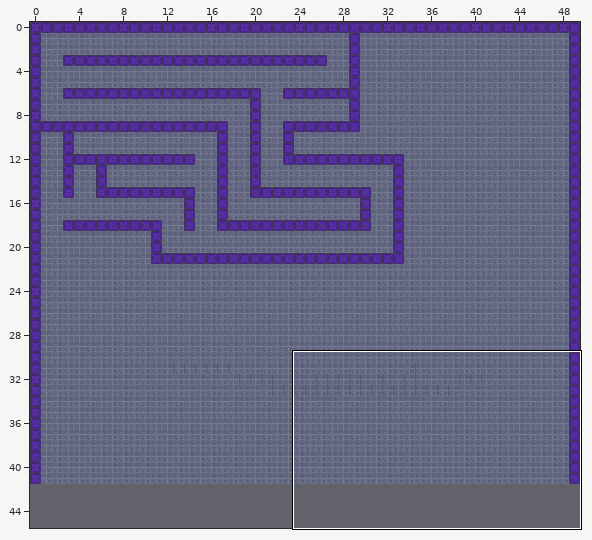
An edit to a level. Tiled map, Simon_4_SlickGame/res/htest3.tmx. Above: a wide view before the commit, with the close-up outlined.
Close-up. As it was:
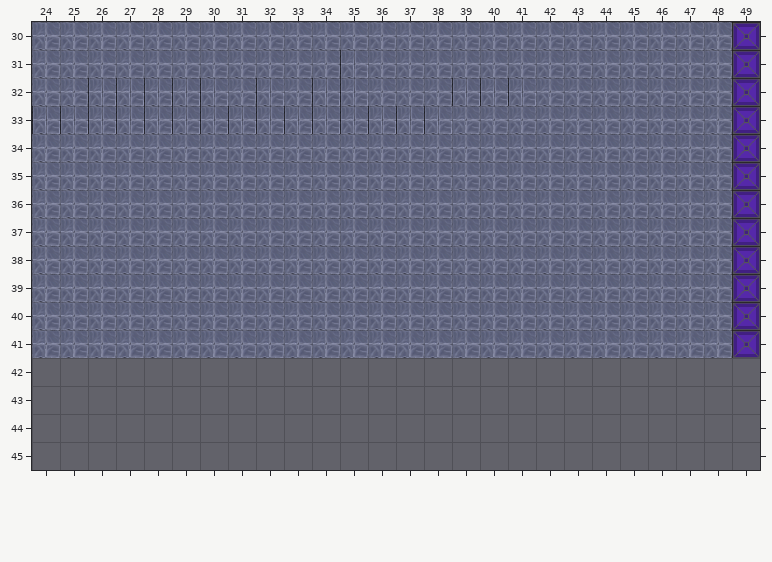
Cells are 64x64 px. Shown: x 24..49, y 30..45. The commit also changed other parts of the map, which this record leaves out.
Once edited:
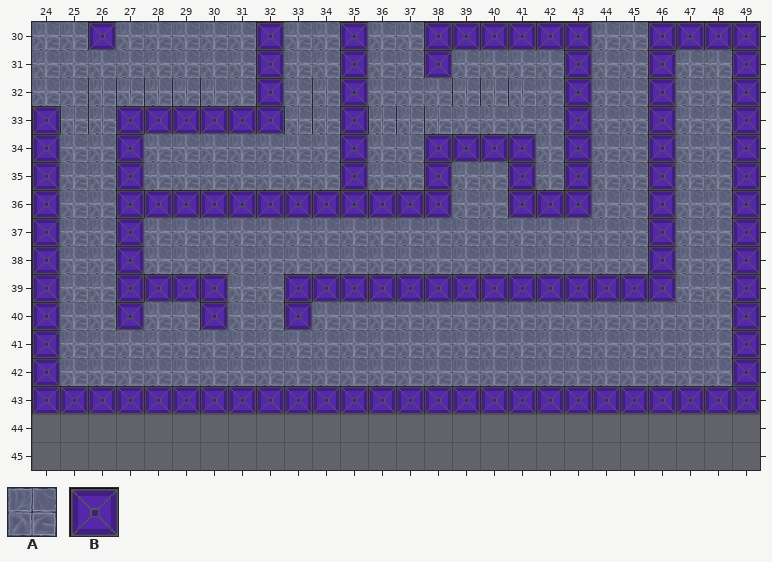
Key: from "ntile": A 0; from "ntile_2": B 0.
_ is an empty cell.
What changed:
Changed rows in their new state; . is an unchanged cell.
Layer "bottom":
first column x 25:
42 AAAAAAAAAAAAAAAAAAAAAAAA
Layer "walls":
first column x 24:
30 ..B.....B..B..BBBBBB..BBB.
31 ........B..B..B....B..B...
32 ........B..B.......B..B...
33 B..BBBBBB..B.......B..B...
34 B..B.......B..BBBB.B..B...
35 B..B.......B..B..B.B..B...
36 B..BBBBBBBBBBBB..BBB..B...
37 B..B..................B...
38 B..B..................B...
39 B..BBBB..BBBBBBBBBBBBBB...
40 B..B..B..B................
41 B.........................
42 B........................B
43 BBBBBBBBBBBBBBBBBBBBBBBBBB
Changed places in both close-ups, as pixel boxes (x1, y1, x2, y2):
added: (32, 22, 760, 414)
